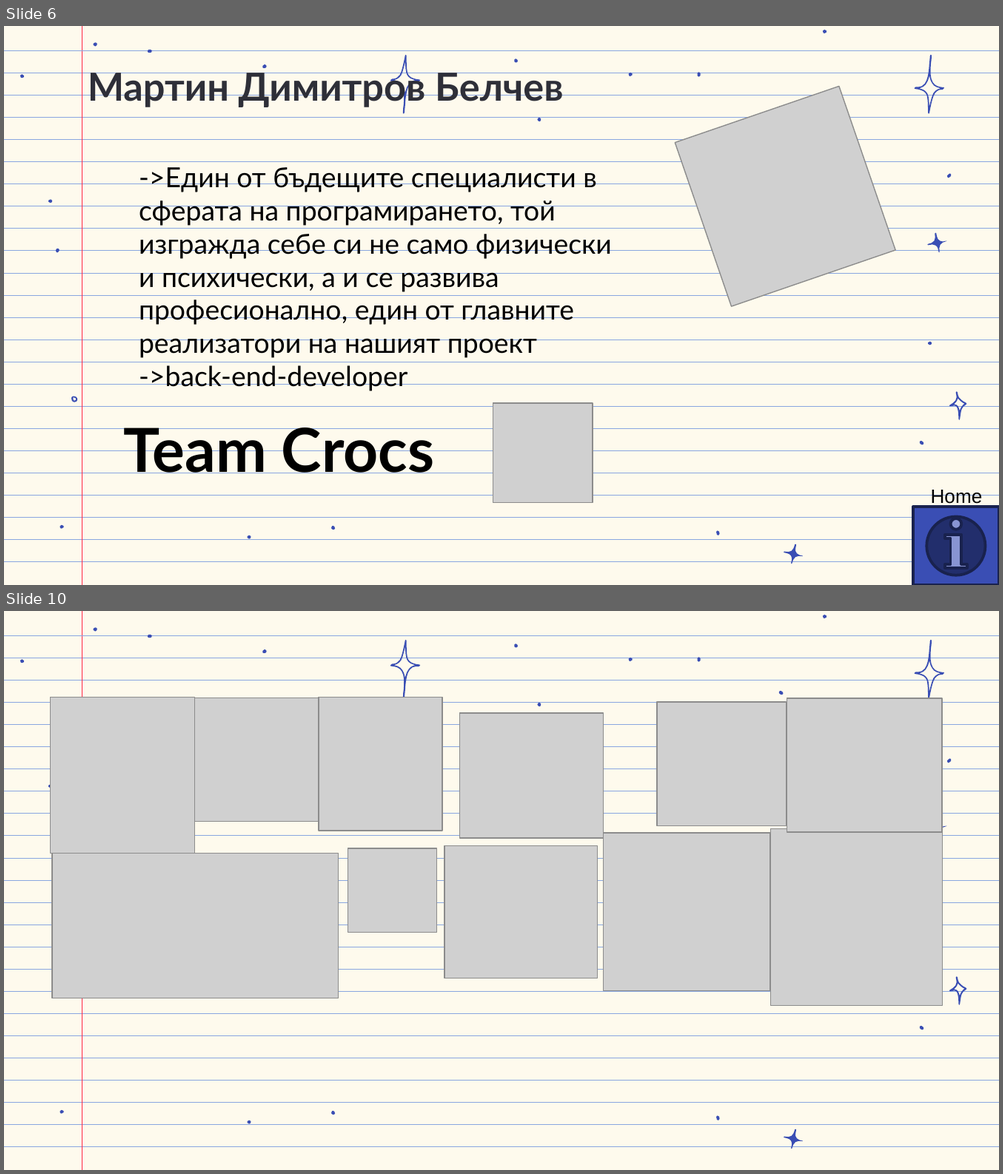
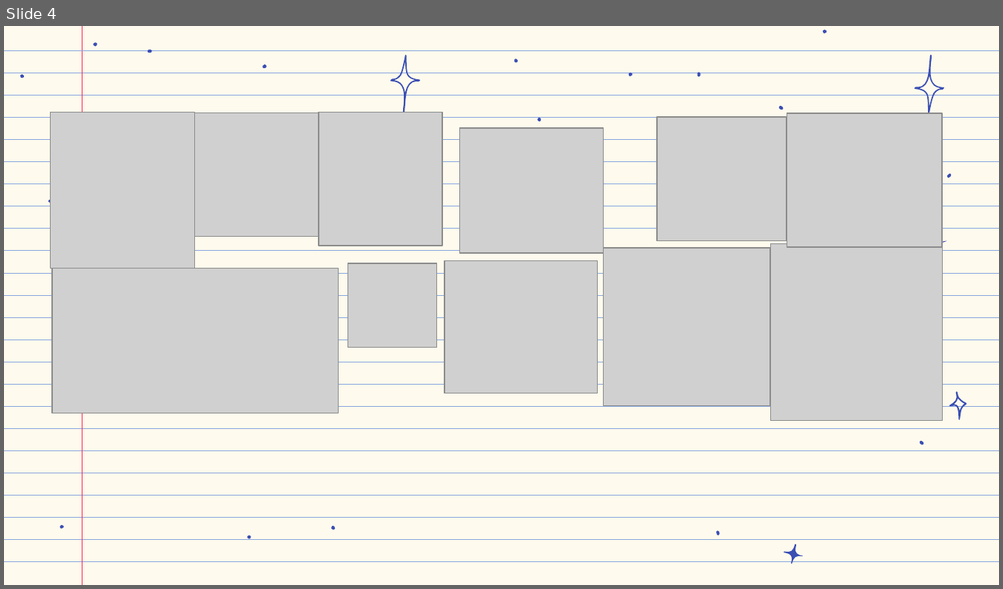
Before and after one commit to codingburgas/school-project-assignment-crocs, a slide deck: DigitalSchool documents/CrocsPresentation.pptx. Shown one above the other, each under a label of ours: slides 6 and 10 before the commit, slide 4 after it; the slides between them are not shown. The pictures are 1003x1174 and 1003x589 pixels, drawn with LibreOffice and Linux fonts; fonts in the diff are those of the drawing; grey boxes stand for pictures; background and template pictures are left out. Boxes give left, top, right and bottom in pixels: in the first picture for what was removed or moved away, otherwise in the second. Text is boxed around its words. In the diff, an @@ line names an element or a change of style, - is before the commit and + after.

```diff
--- a/DigitalSchool documents/CrocsPresentation.pptx
+++ b/DigitalSchool documents/CrocsPresentation.pptx
@@ slide 6 removed at (x1=4, y1=26, x2=999, y2=585), background #FEFAED; not listed: 49 template elements that a slide beside it also shows @@
@@ text removed at (x1=88, y1=67, x2=563, y2=108) @@
-Мартин Димитров Белчев
@@ picture removed at (x1=674, y1=86, x2=895, y2=306) @@
@@ text removed at (x1=139, y1=167, x2=612, y2=392) @@
-->Един от бъдещите специалисти в сферата на програмирането, той изгражда себе си не само физически и психически, а и се развива професионално, един от главните реализатори на нашият проект
-->back-end-developer
@@ freeform shape removed at (x1=56, y1=249, x2=60, y2=252) @@
@@ freeform shape removed at (x1=927, y1=342, x2=931, y2=345) @@
@@ freeform shape removed at (x1=71, y1=396, x2=77, y2=402) @@
@@ picture removed at (x1=493, y1=403, x2=593, y2=503) @@
@@ text removed at (x1=123, y1=428, x2=435, y2=474) @@
-Team Crocs
@@ text removed at (x1=930, y1=490, x2=982, y2=508) @@
-Home
@@ action button information removed at (x1=913, y1=507, x2=999, y2=585) @@
@@ what was slide 10 is now slide 4 @@
```
Also in this commit, not shown: 1 slide changed, 5 other slides removed, 1 other file.
